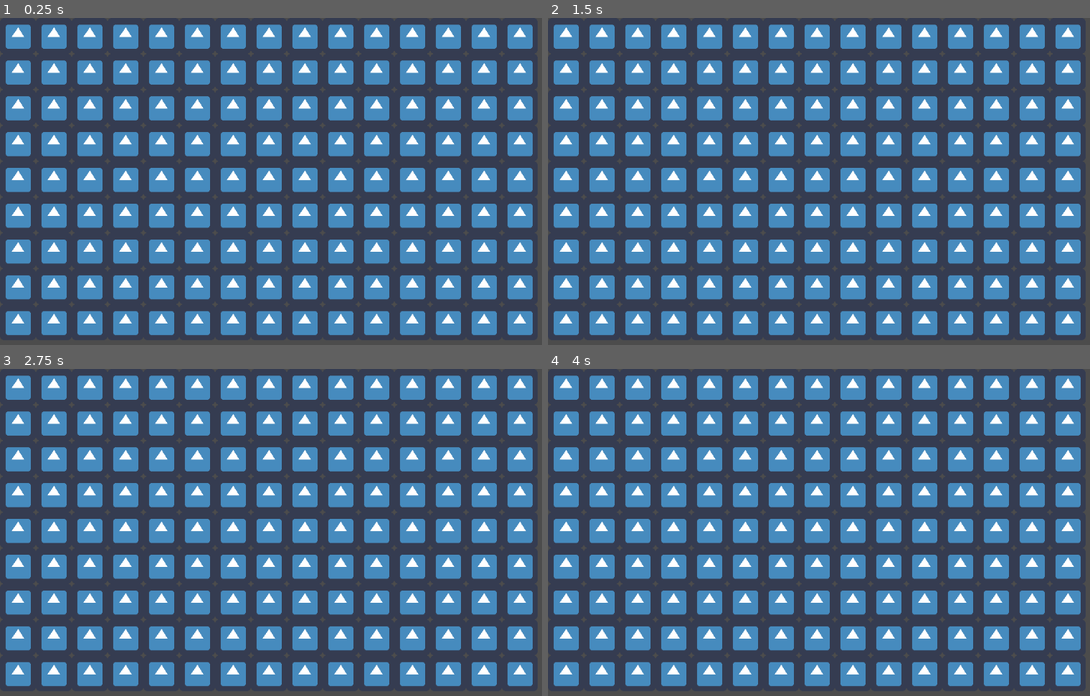
Above: before the commit, frames 1-4 (two rows, left to right).
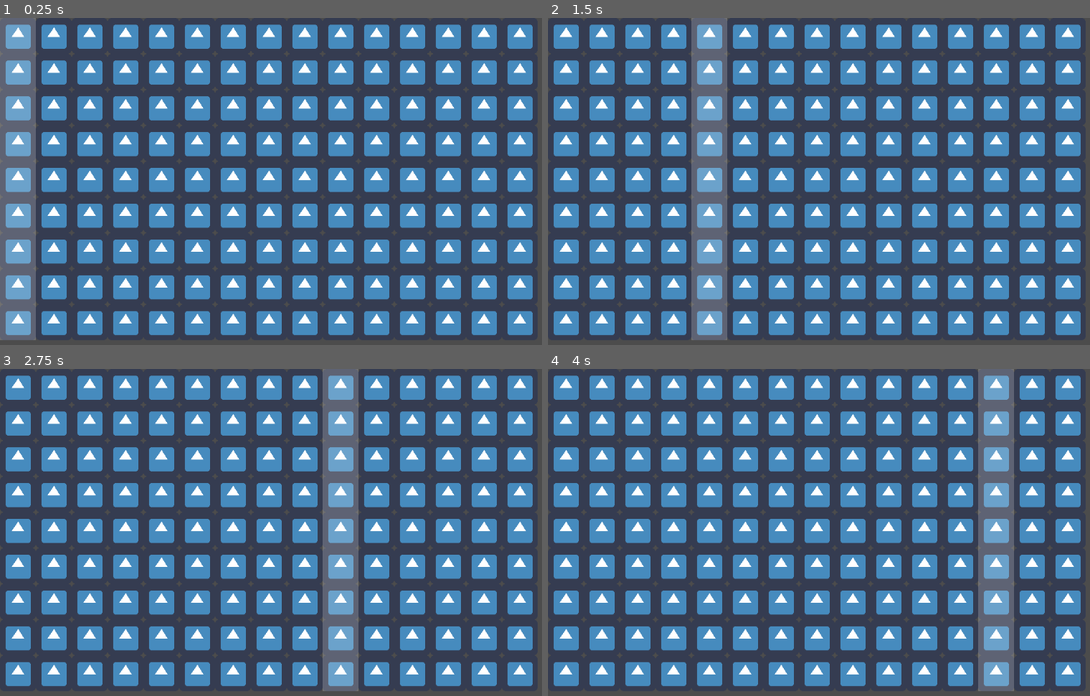
Above: after the commit, the same moments.

Repository: kybek/disconnect
Game: Godot game, scene res://src/world.tscn
Same seed, same stepped clock (60 frames per second), same inputs: the game is played once before the commit and once after it. This scene is started directly instead of the project's main scene. The engine's default icon, where the game draws it, is replaced by a stand-in: a white triangle on a blue panel in a dark square.
Inputs (mouse positions are in pixels of both pictures, inside the frame that each line leads up to):
- Up to frame 1 (0.25 s): no input
- Up to frame 2 (1.5 s): tap Enter at 0.5 s; move the mouse to (959, 168) at 0.52 s; tap Space (ui_select) at 0.77, 1.25 s; move the mouse to (721, 201) at 1.27 s
- Up to frame 3 (2.75 s): tap Space (ui_select) at 1.52 s; tap Enter at 2 s; move the mouse to (341, 463) at 2.02 s
- Up to frame 4 (4 s): tap Space (ui_select) at 2.75, 3.02, 3.77 s; move the mouse to (808, 604) at 2.77 s; tap Enter at 3.5 s; move the mouse to (1008, 588) at 3.52 s

The runs differ from the first frame. In frame 1, 6.2% of the frame differs, in the area x 0-7%, y 0-99%; in frame 2, 6.2%; in frame 3, 6.2%; in frame 4, 6.2%.

Commit message:
Added coloumn highlighting

Diff:
--- a/src/board.gd
+++ b/src/board.gd
@@ -81,6 +81,12 @@
 	return true
 
 
+func _input(event):
+	if event is InputEventMouse:
+		var col = floor(get_global_mouse_position().x / 64.0)
+		get_node("../background/highlight").rect_position = Vector2(col * 64.0, 0.0)
+
+
 func _ready():
 	for row in range(0, rows):
 		if not stones.has(row):
@@ -90,3 +96,4 @@
 			stones[row][col] = null
 
 	get_node("../background").rect_size = Vector2(cols * 64.0, rows * 64.0)
+	get_node("../background/highlight").rect_size = Vector2(64.0, rows * 64.0)
--- /dev/null
+++ b/src/highlight.shader
@@ -0,0 +1,5 @@
+shader_type canvas_item;
+
+void fragment () {
+	COLOR = vec4(1.0, 1.0, 1.0, 0.2);
+}
--- a/src/world.tscn
+++ b/src/world.tscn
@@ -1,8 +1,12 @@
-[gd_scene load_steps=4 format=2]
+[gd_scene load_steps=6 format=2]
 
 [ext_resource path="res://icon.png" type="Texture" id=1]
-[ext_resource path="res://src/board.tscn" type="PackedScene" id=2]
-[ext_resource path="res://src/score.gd" type="Script" id=3]
+[ext_resource path="res://src/highlight.shader" type="Shader" id=2]
+[ext_resource path="res://src/board.tscn" type="PackedScene" id=3]
+[ext_resource path="res://src/score.gd" type="Script" id=4]
+
+[sub_resource type="ShaderMaterial" id=2]
+shader = ExtResource( 2 )
 
 [node name="world" type="Node2D"]
 
@@ -12,9 +16,16 @@
 texture = ExtResource( 1 )
 stretch_mode = 2
 
+[node name="highlight" type="TextureRect" parent="background"]
+material = SubResource( 2 )
+margin_right = 40.0
+margin_bottom = 40.0
+texture = ExtResource( 1 )
+stretch_mode = 2
+
 [node name="players" type="Node2D" parent="."]
 
-[node name="board" parent="." instance=ExtResource( 2 )]
+[node name="board" parent="." instance=ExtResource( 3 )]
 
 [node name="turns" type="Node2D" parent="."]
 
Not shown: 1 places in src/world.tscn that only renumber resources
